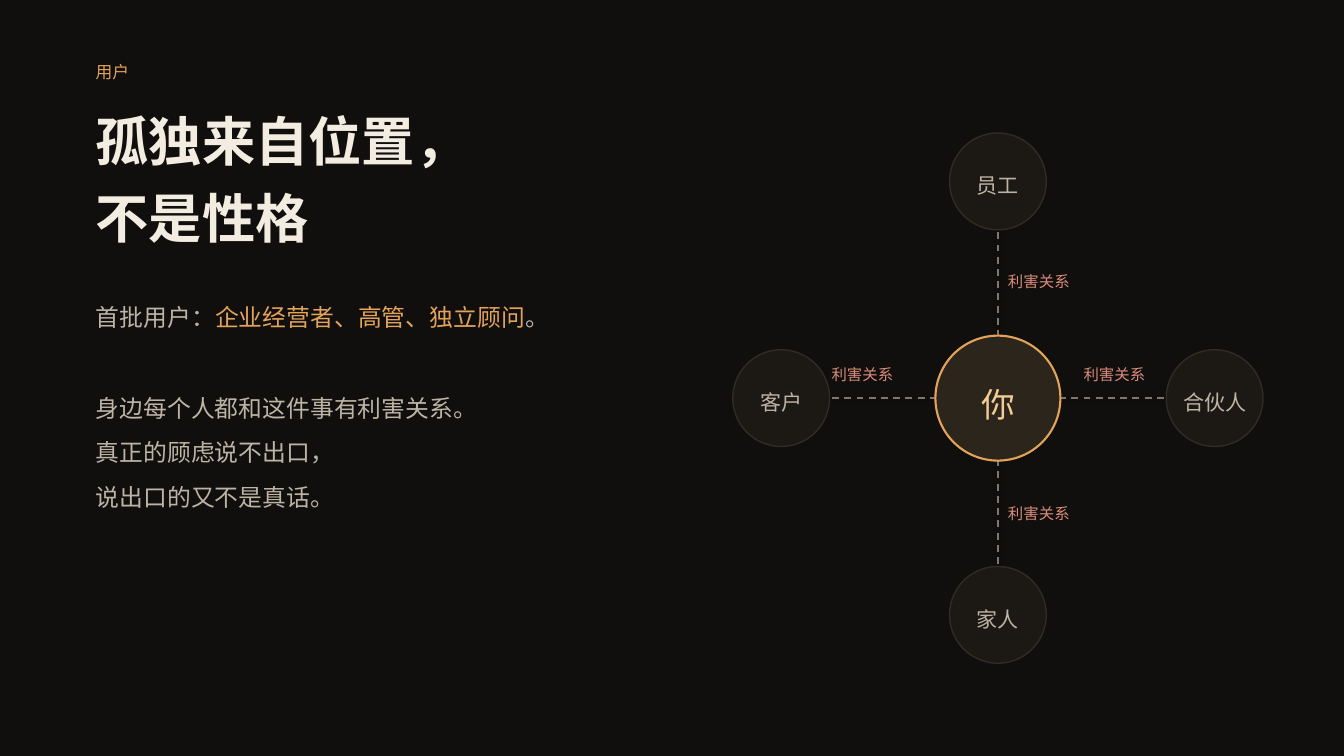
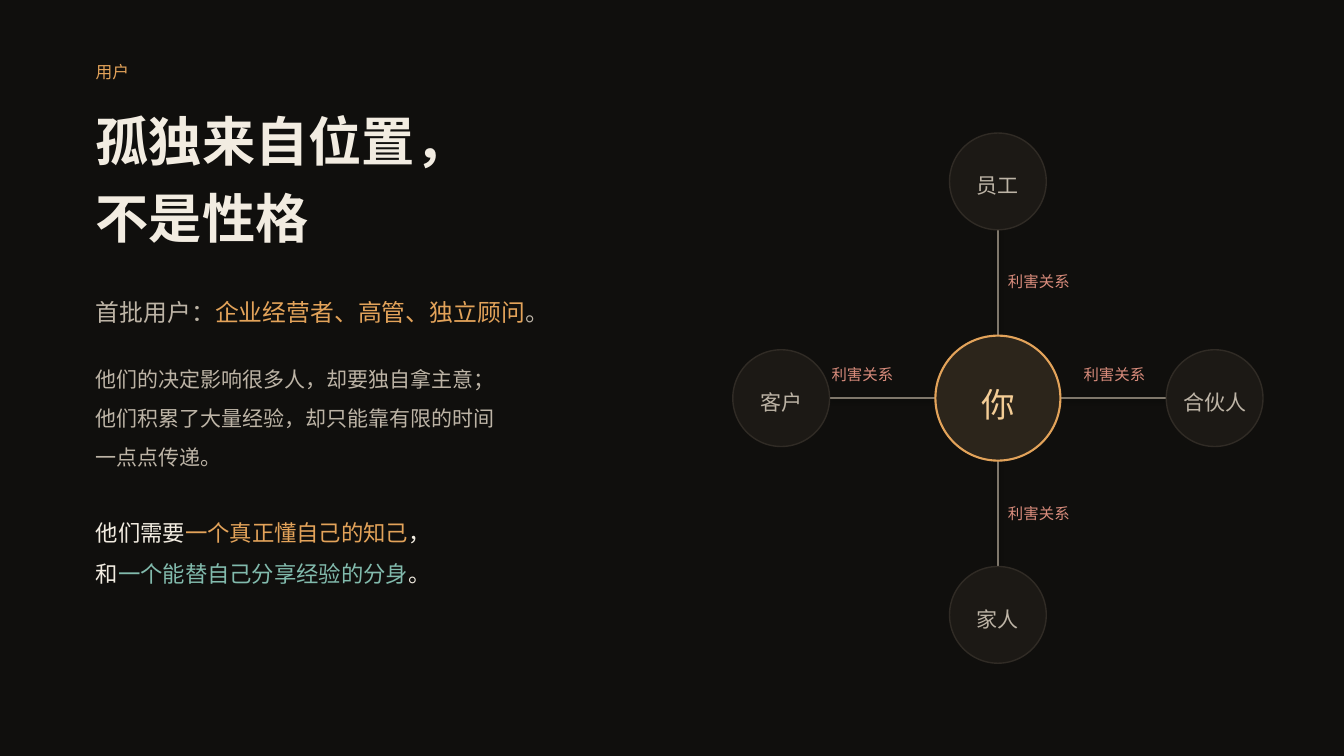
Before and after one commit to finewood2008/centaurAI, a slide deck: slide 3 of docs/product/ZHIJUN_BUSINESS_PLAN.pptx. Drawn at 1344x756 pixels with LibreOffice and Linux fonts; fonts in the diff are those of the drawing. Boxes give left, top, right and bottom in pixels: in the first picture for what was removed or moved away, otherwise in the second. Text is boxed around its words. In the diff, an @@ line names an element or a change of style, - is before the commit and + after.

```diff
--- a/docs/product/ZHIJUN_BUSINESS_PLAN.pptx
+++ b/docs/product/ZHIJUN_BUSINESS_PLAN.pptx
@@ line (998, 398) - (998, 181): stroke #7F776B 1.25 pt dashed to #7F776B 1.25 pt @@
@@ text "首批用户：企业经营者、高管、独立顾问。": place and size @@
-text "首批用户：企业经营者、高管、独立顾问。" at box(96, 306, 549, 328)
+text "首批用户：企业经营者、高管、独立顾问。" at box(96, 301, 549, 323)
@@ text added at box(96, 369, 495, 467), 15 pt, text #BDB4A6 @@
+他们的决定影响很多人，却要独自拿主意；
+他们积累了大量经验，却只能靠有限的时间
+一点点传递。
@@ text removed at box(96, 397, 477, 508) @@
-身边每个人都和这件事有利害关系。
-真正的顾虑说不出口，
-说出口的又不是真话。
@@ line (998, 398) - (781, 398): stroke #7F776B 1.25 pt dashed to #7F776B 1.25 pt @@
@@ line (998, 398) - (1215, 398): stroke #7F776B 1.25 pt dashed to #7F776B 1.25 pt @@
@@ line (998, 398) - (998, 615): stroke #7F776B 1.25 pt dashed to #7F776B 1.25 pt @@
@@ text added at box(96, 522, 431, 584), 16 pt, text #82BBAD @@
+他们需要一个真正懂自己的知己，
+和一个能替自己分享经验的分身。
```
Also in this commit, not shown: 3 other slides changed, 16 slides added, 19 slides removed, 2 other files.
